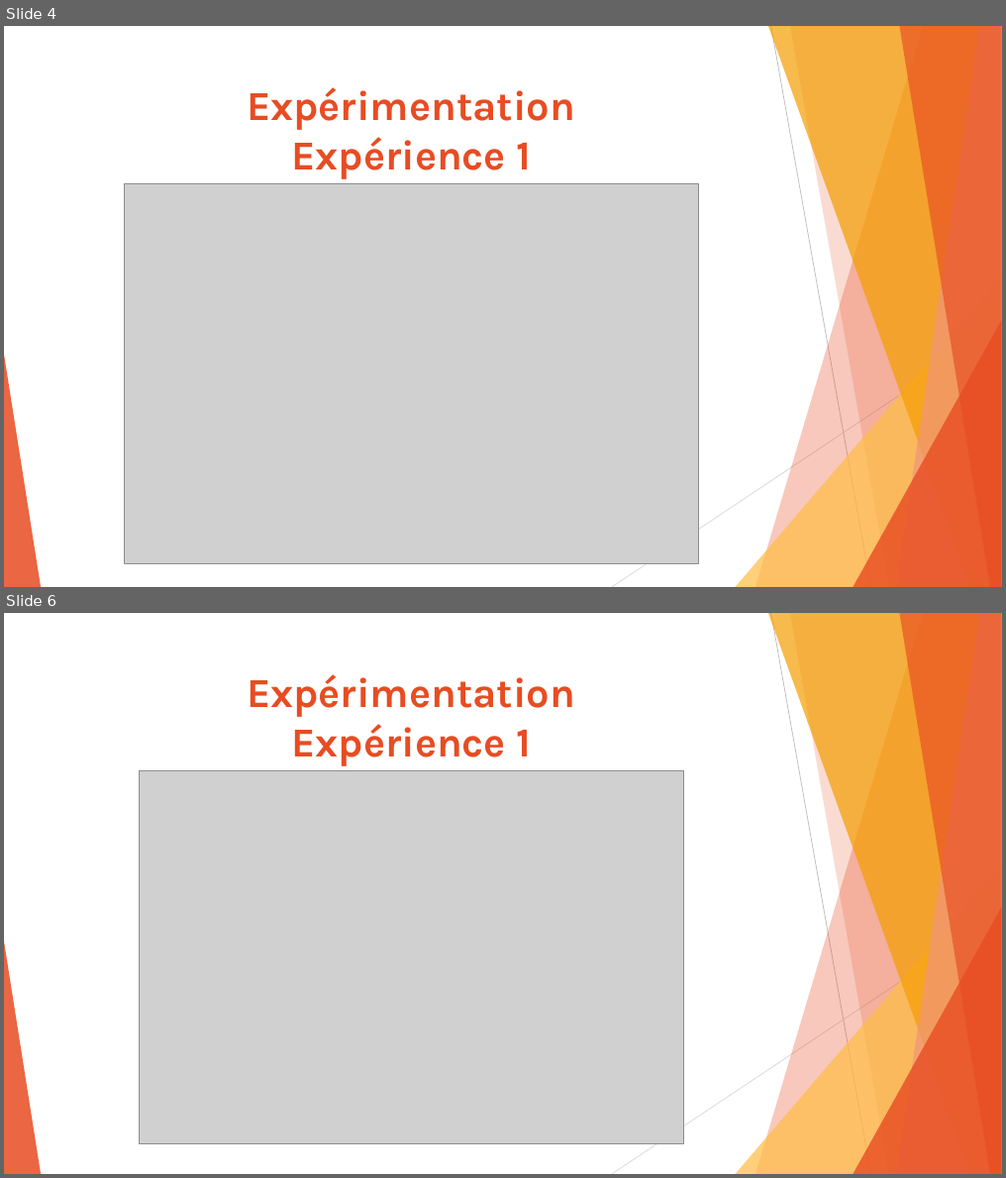
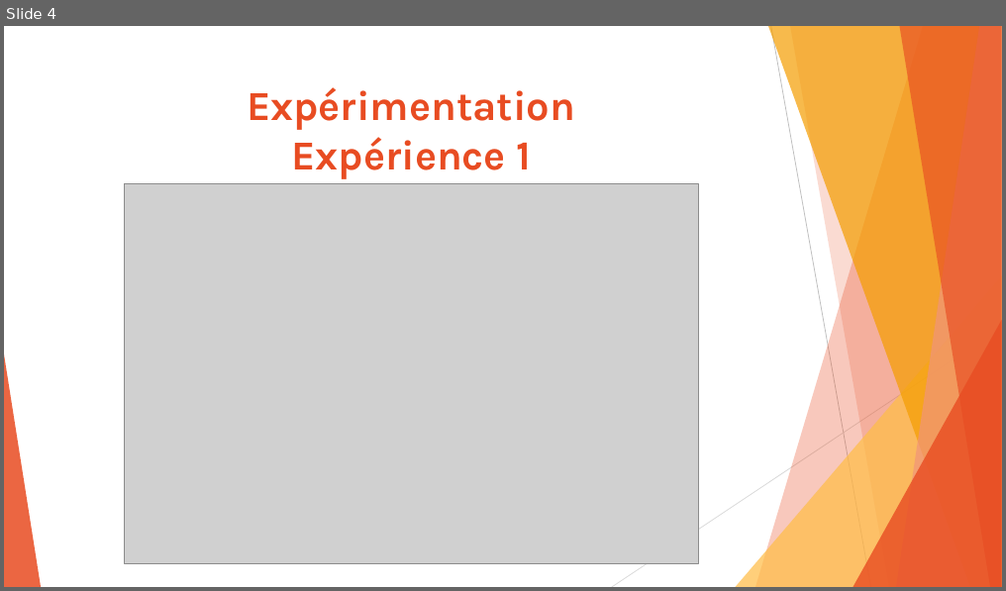
Before and after one commit to Akitoshi02/MyLifeIsPatate, a slide deck: Rapport-PowerPoint-Base de connaissance/Projet SmartPatate.pptx. Shown one above the other, each under a label of ours: slides 4 and 6 before the commit, slide 4 after it; the slides between them are not shown. The pictures are 1006x1178 and 1006x591 pixels, drawn with LibreOffice and Linux fonts; fonts in the diff are those of the drawing; grey boxes stand for pictures. Boxes give left, top, right and bottom in pixels: in the first picture for what was removed or moved away, otherwise in the second. Text is boxed around its words. In the diff, an @@ line names an element or a change of style, - is before the commit and + after.

```diff
--- a/Rapport-PowerPoint-Base de connaissance/Projet SmartPatate.pptx
+++ b/Rapport-PowerPoint-Base de connaissance/Projet SmartPatate.pptx
@@ slide 6 removed at [4, 613, 1002, 1174], background #FFFFFF; not listed: 10 template elements that a slide beside it also shows @@
@@ title removed at [247, 674, 575, 766] @@
-Expérimentation
-Expérience 1
@@ picture removed at [139, 771, 684, 1145] @@
```
Also in this commit, not shown: 1 slide changed, 5 slides added, 1 other file.
